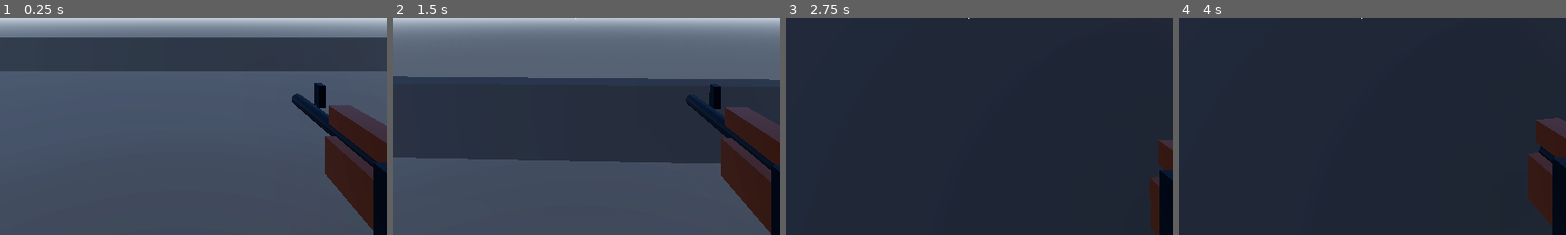
Above: before the commit, frames 1-4 (left to right).
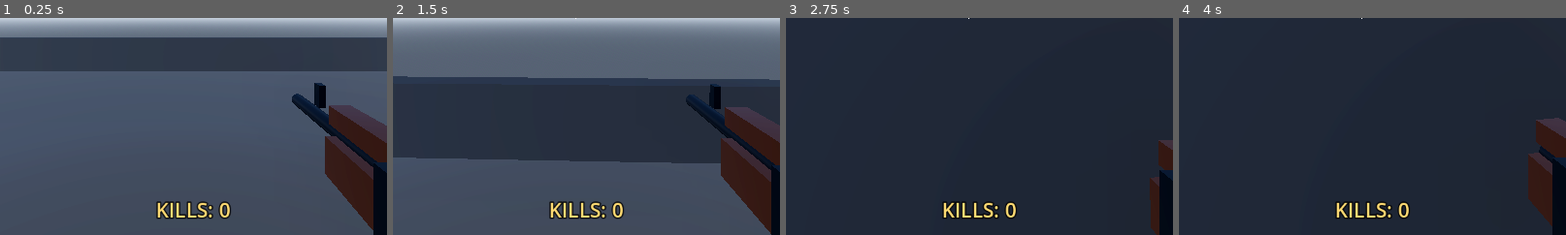
Above: after the commit, the same moments.

Repository: kulmaganbetov/godot_game
Game: Godot game, scene res://scenes/demo/FeelShowcase.tscn
The game is run twice, just before and just after one commit, with the same random seed, the same clock (stepped at 60 frames per second) and the same inputs. Sound files missing from this copy of the repository are replaced by a short silence.
Inputs (mouse positions are % of the whole screen's width and height, from its top left):
- Up to frame 1 (0.25 s): no input
- Up to frame 2 (1.5 s): tap F (melee) at 0.5, 1.25 s; move the mouse to (55, 50) at 0.52 s; hold Right mouse button (aim) 0.53-1.28 s; hold W (move_forward) from 0.53 s (still down); tap Space (jump) at 0.77 s; move the mouse to (45, 50) at 1.27 s; tap Q (block) at 1.35 s
- Up to frame 3 (2.75 s): keep holding W (move_forward); tap Space (jump) at 1.52 s; tap F (melee) at 2 s; move the mouse to (52, 48) at 2.02 s; tap Ctrl (crouch) at 2.1 s
- Up to frame 4 (4 s): keep holding W (move_forward); tap F (melee) at 2.75, 3.5 s; move the mouse to (49, 52) at 2.77 s; click (49, 52) at 2.85 s; tap Space (jump) at 3.02, 3.77 s; move the mouse to (57, 51) at 3.52 s; tap E (interact) at 3.6 s
The pictures show only the part of the screen within x 25-75%, y 50-100%; the shares and areas given below are measured in that part.

The runs differ from the first frame. In frame 1, 1.1% of the frame differs, in the area x 40-60%, y 84-93%; in frame 2, 1.1%; in frame 3, 1.0%; in frame 4, 1.0%.

Commit message:
Add ESC pause menu, target respawn, and kill counter
1) Pause menu (scenes/ui/PauseMenu.tscn + pause_menu.gd): ESC toggles a
   styled menu with Resume/Quit buttons, frees/recaptures the mouse, pauses
   the tree (PROCESS_MODE_ALWAYS). Wired into all four playable scenes.
2) Target respawn: Damageable._handle_death() is now overridable; TrainingTarget
   deactivates and respawns after respawn_delay (default 5s) with a pop-in.
   A dead guard prevents double-counting hits while waiting to respawn.
3) Kill counter: prominent KILLS label on the HUD that pulses on each kill and
   persists across respawns.

Co-Authored-By: Claude Opus 4.8 <noreply@anthropic.com>
Claude-Session: https://claude.ai/code/session_01YZqmweDG8BWCM43KuHLqBv

Diff:
--- a/scenes/HUD.tscn
+++ b/scenes/HUD.tscn
@@ -155,6 +155,28 @@
 text = " "
 horizontal_alignment = 1
 vertical_alignment = 0
+
+[node name="KillsLabel" type="Label" parent="."]
+layout_mode = 1
+anchors_preset = 7
+anchor_left = 0.5
+anchor_top = 1.0
+anchor_right = 0.5
+anchor_bottom = 1.0
+offset_left = -160.0
+offset_top = -60.0
+offset_right = 160.0
+offset_bottom = -16.0
+grow_horizontal = 2
+grow_vertical = 0
+theme_override_colors/font_color = Color(1, 0.86, 0.45, 1)
+theme_override_colors/font_outline_color = Color(0, 0, 0, 0.8)
+theme_override_constants/outline_size = 8
+theme_override_font_sizes/font_size = 30
+text = "KILLS: 0"
+horizontal_alignment = 1
+vertical_alignment = 1
+mouse_filter = 2
 
 [node name="TitleLabel" type="Label" parent="."]
 layout_mode = 1
--- a/scenes/TestRange.tscn
+++ b/scenes/TestRange.tscn
@@ -1,4 +1,6 @@
-[gd_scene load_steps=14 format=3 uid="uid://b5sfoufkb1whj"]
+[gd_scene load_steps=15 format=3 uid="uid://b5sfoufkb1whj"]
+
+[ext_resource type="PackedScene" path="res://scenes/ui/PauseMenu.tscn" id="pausemenu_1"]
 
 [ext_resource type="PackedScene" path="res://scenes/FeelPlayer.tscn" id="1_feelplayer"]
 [ext_resource type="PackedScene" path="res://scenes/HUD.tscn" id="2_hud"]
@@ -120,3 +122,5 @@
 
 [node name="Dummy4" parent="." instance=ExtResource("3_trainingtarget")]
 transform = Transform3D(1, 0, 0, 0, 1, 0, 0, 0, 1, 0, 0, -10)
+
+[node name="PauseMenu" parent="." instance=ExtResource("pausemenu_1")]
--- a/scenes/demo/FeelShowcase.tscn
+++ b/scenes/demo/FeelShowcase.tscn
@@ -1,4 +1,6 @@
-[gd_scene load_steps=27 format=3 uid="uid://kr8qpxbsqk5w"]
+[gd_scene load_steps=28 format=3 uid="uid://kr8qpxbsqk5w"]
+
+[ext_resource type="PackedScene" path="res://scenes/ui/PauseMenu.tscn" id="pausemenu_1"]
 
 [ext_resource type="PackedScene" path="res://scenes/FeelPlayer.tscn" id="1_feelplayer"]
 [ext_resource type="PackedScene" path="res://scenes/HUD.tscn" id="2_hud"]
@@ -336,3 +338,5 @@
 text = "COBRA FEEL SHOWCASE"
 font_size = 120
 outline_size = 40
+
+[node name="PauseMenu" parent="." instance=ExtResource("pausemenu_1")]
--- a/scenes/demo/MagicShowcase.tscn
+++ b/scenes/demo/MagicShowcase.tscn
@@ -1,4 +1,6 @@
-[gd_scene load_steps=25 format=3 uid="uid://b8h7kxp9q3r5n"]
+[gd_scene load_steps=26 format=3 uid="uid://b8h7kxp9q3r5n"]
+
+[ext_resource type="PackedScene" path="res://scenes/ui/PauseMenu.tscn" id="pausemenu_1"]
 
 [ext_resource type="PackedScene" path="res://scenes/FeelPlayer.tscn" id="1_feelplayer"]
 [ext_resource type="PackedScene" path="res://scenes/HUD.tscn" id="2_hud"]
@@ -227,3 +229,6 @@
 font_size = 120
 outline_size = 40
 billboard = 1
+
+
+[node name="PauseMenu" parent="." instance=ExtResource("pausemenu_1")]
--- a/scenes/demo/WW2Bootcamp.tscn
+++ b/scenes/demo/WW2Bootcamp.tscn
@@ -1,4 +1,6 @@
-[gd_scene load_steps=49 format=3 uid="uid://4la3x4tiacs7"]
+[gd_scene load_steps=50 format=3 uid="uid://4la3x4tiacs7"]
+
+[ext_resource type="PackedScene" path="res://scenes/ui/PauseMenu.tscn" id="pausemenu_1"]
 
 [ext_resource type="PackedScene" path="res://scenes/FeelPlayer.tscn" id="1_feelplayer"]
 [ext_resource type="PackedScene" path="res://scenes/HUD.tscn" id="2_hud"]
@@ -559,3 +561,5 @@
 shadow_enabled = true
 directional_shadow_mode = 1
 directional_shadow_max_distance = 50.0
+
+[node name="PauseMenu" parent="." instance=ExtResource("pausemenu_1")]
--- /dev/null
+++ b/scenes/ui/PauseMenu.tscn
@@ -0,0 +1,72 @@
+[gd_scene load_steps=3 format=3]
+
+[ext_resource type="Script" path="res://scripts/ui/pause_menu.gd" id="1_pausemenu"]
+
+[sub_resource type="StyleBoxFlat" id="StyleBoxFlat_panel"]
+bg_color = Color(0.09, 0.1, 0.13, 0.95)
+border_width_left = 2
+border_width_top = 2
+border_width_right = 2
+border_width_bottom = 2
+border_color = Color(0.3, 0.7, 1, 0.5)
+corner_radius_top_left = 12
+corner_radius_top_right = 12
+corner_radius_bottom_right = 12
+corner_radius_bottom_left = 12
+
+[node name="PauseMenu" type="CanvasLayer"]
+layer = 10
+script = ExtResource("1_pausemenu")
+
+[node name="Dim" type="ColorRect" parent="."]
+anchors_preset = 15
+anchor_right = 1.0
+anchor_bottom = 1.0
+grow_horizontal = 2
+grow_vertical = 2
+color = Color(0, 0, 0, 0.55)
+
+[node name="Center" type="CenterContainer" parent="."]
+anchors_preset = 15
+anchor_right = 1.0
+anchor_bottom = 1.0
+grow_horizontal = 2
+grow_vertical = 2
+
+[node name="Panel" type="PanelContainer" parent="Center"]
+layout_mode = 2
+theme_override_styles/panel = SubResource("StyleBoxFlat_panel")
+
+[node name="Margin" type="MarginContainer" parent="Center/Panel"]
+layout_mode = 2
+theme_override_constants/margin_left = 48
+theme_override_constants/margin_top = 36
+theme_override_constants/margin_right = 48
+theme_override_constants/margin_bottom = 36
+
+[node name="VBox" type="VBoxContainer" parent="Center/Panel/Margin"]
+layout_mode = 2
+theme_override_constants/separation = 18
+
+[node name="Title" type="Label" parent="Center/Panel/Margin/VBox"]
+layout_mode = 2
+theme_override_colors/font_color = Color(1, 1, 1, 1)
+theme_override_font_sizes/font_size = 46
+text = "ПАУЗА"
+horizontal_alignment = 1
+
+[node name="Spacer" type="Control" parent="Center/Panel/Margin/VBox"]
+custom_minimum_size = Vector2(0, 8)
+layout_mode = 2
+
+[node name="ResumeButton" type="Button" parent="Center/Panel/Margin/VBox"]
+custom_minimum_size = Vector2(300, 58)
+layout_mode = 2
+theme_override_font_sizes/font_size = 24
+text = "Продолжить"
+
+[node name="QuitButton" type="Button" parent="Center/Panel/Margin/VBox"]
+custom_minimum_size = Vector2(300, 58)
+layout_mode = 2
+theme_override_font_sizes/font_size = 24
+text = "Выйти из игры"
--- a/scripts/demo/training_target.gd
+++ b/scripts/demo/training_target.gd
@@ -8,10 +8,16 @@
 
 @export var destroy_vfx_scene: PackedScene = null
 
+@export var auto_respawn: bool = true
+
+@export var respawn_delay: float = 5.0
+
 
 
 @onready var _front_panel: MeshInstance3D = get_node_or_null("Visual/FrontPanel") as MeshInstance3D
 
+@onready var _collision: CollisionShape3D = get_node_or_null("CollisionShape3D") as CollisionShape3D
+
 var _flash_time: float = 0.0
 
 var _front_panel_default_color: Color = Color.WHITE
@@ -161,3 +167,55 @@
 				root.add_child(vfx)
 
 				vfx.global_transform.origin = spawn_position
+
+
+
+# Respawn instead of disappearing, so the range stays populated.
+func _handle_death(_killer: Node) -> void:
+
+	if not auto_respawn:
+
+		queue_free()
+
+		return
+
+	_set_target_active(false)
+
+	get_tree().create_timer(respawn_delay).timeout.connect(_respawn)
+
+
+
+func _set_target_active(active: bool) -> void:
+
+	visible = active
+
+	if _collision:
+
+		_collision.set_deferred("disabled", not active)
+
+
+
+func _respawn() -> void:
+
+	# Restore health and reset the hit-flash color, then pop back in.
+
+	_current_health = max_health
+
+	_flash_time = 0.0
+
+	if _front_panel:
+
+		var mat := _front_panel.material_override as StandardMaterial3D
+
+		if mat:
+
+			mat.albedo_color = _front_panel_default_color
+
+	_set_target_active(true)
+
+	# Small scale "pop" so the respawn reads clearly.
+
+	scale = Vector3(0.6, 0.6, 0.6)
+
+	create_tween().tween_property(self, "scale", Vector3.ONE, 0.25) \
+		.set_trans(Tween.TRANS_BACK).set_ease(Tween.EASE_OUT)
--- a/scripts/hud/hud.gd
+++ b/scripts/hud/hud.gd
@@ -33,6 +33,8 @@
 @onready var stats_accuracy_label: Label = $StatsPanel/AccuracyLabel
 
 @onready var profile_label: Label = $ProfileLabel
+
+@onready var _kills_label: Label = get_node_or_null("KillsLabel") as Label
 
 @onready var _title_label: Label = get_node_or_null("TitleLabel") as Label
 
@@ -320,6 +322,8 @@
 	# Reward feedback: punch the relevant stat readouts on a kill.
 
 	_pulse_control(stats_targets_label, 1.25)
+
+	_pulse_control(_kills_label, 1.3)
 
 	if new_best:
 
@@ -532,6 +536,10 @@
 
 func _update_stats_labels() -> void:
 
+	if _kills_label:
+
+		_kills_label.text = "KILLS: %d" % _targets_hit
+
 	if stats_targets_label:
 
 		stats_targets_label.text = "Targets Hit: %d" % _targets_hit
--- /dev/null
+++ b/scripts/ui/pause_menu.gd
@@ -0,0 +1,73 @@
+extends CanvasLayer
+
+class_name PauseMenu
+
+# Simple ESC pause menu: dim the screen, free the mouse, and offer
+# Resume / Quit. Works while the SceneTree is paused via PROCESS_MODE_ALWAYS.
+
+@onready var _panel: Control = $Center/Panel
+@onready var _resume_button: Button = $Center/Panel/Margin/VBox/ResumeButton
+@onready var _quit_button: Button = $Center/Panel/Margin/VBox/QuitButton
+
+var _is_paused: bool = false
+
+
+func _ready() -> void:
+	process_mode = Node.PROCESS_MODE_ALWAYS
+	visible = false
+	_resume_button.pressed.connect(resume_game)
+	_quit_button.pressed.connect(_on_quit_pressed)
+	for button in [_resume_button, _quit_button]:
+		button.mouse_entered.connect(_on_button_hover.bind(button))
+		button.mouse_exited.connect(_on_button_unhover.bind(button))
+
+
+func _unhandled_input(event: InputEvent) -> void:
+	if event.is_action_pressed("ui_cancel"):
+		if _is_paused:
+			resume_game()
+		else:
+			pause_game()
+		get_viewport().set_input_as_handled()
+
+
+func pause_game() -> void:
+	if _is_paused:
+		return
+	_is_paused = true
+	get_tree().paused = true
+	visible = true
+	Input.set_mouse_mode(Input.MOUSE_MODE_VISIBLE)
+	# Ease the panel in so it doesn't pop.
+	_panel.pivot_offset = _panel.size * 0.5
+	_panel.modulate.a = 0.0
+	_panel.scale = Vector2(0.92, 0.92)
+	var tween := create_tween().set_parallel(true)
+	tween.tween_property(_panel, "modulate:a", 1.0, 0.18)
+	tween.tween_property(_panel, "scale", Vector2.ONE, 0.22) \
+		.set_trans(Tween.TRANS_BACK).set_ease(Tween.EASE_OUT)
+
+
+func resume_game() -> void:
+	if not _is_paused:
+		return
+	_is_paused = false
+	get_tree().paused = false
+	visible = false
+	Input.set_mouse_mode(Input.MOUSE_MODE_CAPTURED)
+
+
+func _on_quit_pressed() -> void:
+	get_tree().quit()
+
+
+func _on_button_hover(button: Button) -> void:
+	button.pivot_offset = button.size * 0.5
+	create_tween().tween_property(button, "scale", Vector2(1.08, 1.08), 0.1) \
+		.set_trans(Tween.TRANS_SINE).set_ease(Tween.EASE_OUT)
+
+
+func _on_button_unhover(button: Button) -> void:
+	button.pivot_offset = button.size * 0.5
+	create_tween().tween_property(button, "scale", Vector2.ONE, 0.1) \
+		.set_trans(Tween.TRANS_SINE).set_ease(Tween.EASE_OUT)
--- a/scripts/weapons/damageable.gd
+++ b/scripts/weapons/damageable.gd
@@ -24,6 +24,12 @@
 
 func apply_damage(amount: float, killer: Node = null) -> bool:
 
+	# Ignore hits while already dead (e.g. waiting to respawn).
+
+	if _current_health <= 0.0:
+
+		return false
+
 	_current_health -= amount
 
 	if _current_health <= 0.0:
@@ -34,8 +40,16 @@
 
 			killer.emit_signal("kill_confirmed", self)
 
-		queue_free()
+		_handle_death(killer)
 
 		return true  # Return true if killed
 
 	return false  # Return false if still alive
+
+
+
+# Overridable death behavior. Base implementation removes the node;
+# subclasses (e.g. TrainingTarget) can respawn instead.
+func _handle_death(_killer: Node) -> void:
+
+	queue_free()
Not shown, changed: CHANGELOG.md
